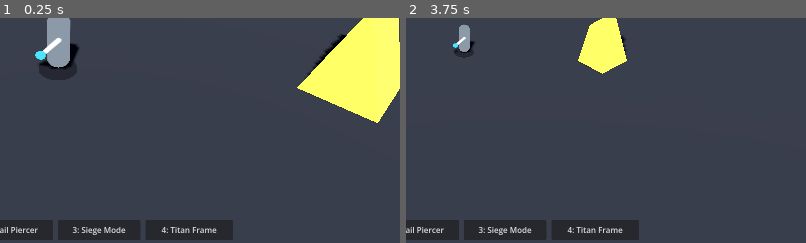
Above: before the commit, frames 1-2 (left to right).
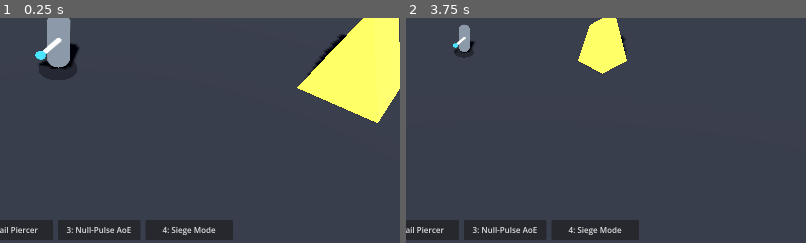
Above: after the commit, the same moments.

Repository: Aeshmaa/TCOWD-Farr
Game: Godot game, scene res://scenes/main.tscn
Same seed, same stepped clock (60 frames per second), same inputs: the game is played once before the commit and once after it.
Inputs:
- Up to frame 1 (0.25 s): no input
- Up to frame 2 (3.75 s): click "CAM [C]: 1: 360° Free Orbit" at 0.5 s; click "CAM [C]: 2: Chase Behind" at 1.25 s; click "CAM [C]: 3: Isometric Lock" at 2 s; click "CAM [C]: 4: Stay Still (Watch)" at 2.75 s; click "VIEW [V]: Perspective (3D Dep…" at 3.5 s
The pictures show only the part of the screen within x 43-93%, y 46-96%; the shares and areas given below are measured in that part.

The runs differ from the first frame. In frame 1, 0.5% of the frame differs, in the area x 16-55%, y 92-97%; in frame 2, 0.5%.

Commit message:
Split 1 exclusive racial signature per faction: Sveleitre=Siege, Order=Fravashi, Legion=Dread-Titan Mount

Diff:
--- a/scripts/hud.gd
+++ b/scripts/hud.gd
@@ -91,14 +91,9 @@
 	var cd2: float = d["skill2_cd"]
 	skill2_btn.text = ("%s (%.1fs)" % [d["skill2_label"], cd2]) if cd2 > 0.0 else str(d["skill2_label"])
 	var cd3: float = d["skill3_cd"]
-	if d["siege_mode"]:
-		skill3_btn.text = "3: Siege [ACTIVE]"
-	elif cd3 > 0.0:
-		skill3_btn.text = "%s (%.1fs)" % [d["skill3_label"], cd3]
-	else:
-		skill3_btn.text = str(d["skill3_label"])
+	skill3_btn.text = ("%s (%.1fs)" % [d["skill3_label"], cd3]) if cd3 > 0.0 else str(d["skill3_label"])
 
-	var sig_active := bool(d["frame_mounted"]) or bool(d["daeva_possessed"])
+	var sig_active := bool(d["sig_active"])
 	skill4_btn.text = ("%s [ON]" % d["skill4_label"]) if sig_active else str(d["skill4_label"])
 
 	# Mining bar
--- a/scripts/player.gd
+++ b/scripts/player.gd
@@ -2,11 +2,14 @@
 ## Phase 1–4 Player Controller:
 ## - NavMesh click-to-move + WASD movement
 ## - Farr Vein mining channel + Carry Weight + Refinery Debt payment + Chinvat Bridge death drop
-## - RF-style Tab-Target combat + 4-slot Skill Hotbar ([1]–[4])
-## - Asymmetric Faction Signatures:
-##     * Sveleitre: Titan Frame Mount (2.1x scale, repair debt on hit) + Siege Mode (locked artillery AoE)
-##     * Order of the Oracle: Fravashi AI Companion (follows, tanks aggro, levels up)
-##     * Legion of the Druj: Daeva Possession transformation (2.1x scale, high ATK + lifesteal, Pact Debt drain)
+## - RF-style Tab-Target combat + 4-slot Skill Hotbar:
+##     * [1] Basic Auto-Attack (Weapon)
+##     * [2] Single-Target Class Skill (4s cooldown)
+##     * [3] AoE Class Skill (6s cooldown)
+##     * [4] Exclusive Racial Signature (ONLY ONE per race, just like RF Online):
+##         - Sveleitre: Siege Mode (Locks in place, 14m artillery AoE, costs ammo debt per shell)
+##         - Order of the Oracle: Call Fravashi (Summons AI companion that follows, tanks aggro & levels up)
+##         - Legion of the Druj: Mount Dread-Titan (Mounts massive 2.2x Obsidian War-Frame, +350 HP & +90% ATK, costs heavy repair debt per hit taken)
 
 signal state_updated(status_data: Dictionary)
 signal event_logged(message: String)
@@ -18,11 +21,11 @@
 	{
 		"name": "Sveleitre",
 		"debt_name": "Ark Debt",
-		"upkeep_label": "Frame & Core Upkeep",
+		"upkeep_label": "Core & Ammo Upkeep",
 		"color": Color(0.3, 0.9, 1.0),
 		"skill2": "2: Rail Piercer",
-		"skill3": "3: Siege Mode",
-		"skill4": "4: Titan Frame",
+		"skill3": "3: Null-Pulse AoE",
+		"skill4": "4: Siege Mode",
 	},
 	{
 		"name": "Order of the Oracle",
@@ -36,11 +39,11 @@
 	{
 		"name": "Legion of the Druj",
 		"debt_name": "Pact Debt",
-		"upkeep_label": "Ahriman Pact Tribute",
+		"upkeep_label": "Dread-Titan Upkeep",
 		"color": Color(0.95, 0.3, 0.35),
 		"skill2": "2: Aka Rend",
 		"skill3": "3: Druj Nova",
-		"skill4": "4: Daeva Form",
+		"skill4": "4: Dread-Titan Mount",
 	},
 ]
 
@@ -79,18 +82,16 @@
 var is_mining := false
 var mining_progress := 0.0
 
-# Combat & Faction Signature states
+# Combat & Exclusive Racial Signature states (1 per race)
 var selected_enemy: EnemyUnit = null
 var auto_attacking := false
-var siege_mode := false
-var frame_mounted := false
-var daeva_possessed := false
-var fravashi_instance: FravashiCompanion = null
+var siege_mode := false          # Exclusive to Sveleitre ([4])
+var fravashi_instance: FravashiCompanion = null  # Exclusive to Order ([4])
+var frame_mounted := false       # Exclusive to Legion Dread-Titan Mount ([4])
 
 var _attack_cd := 0.0
 var _skill2_cd := 0.0
 var _skill3_cd := 0.0
-var _pact_drain_timer := 0.0
 
 var _gravity: float = ProjectSettings.get_setting("physics/3d/default_gravity")
 var _has_click_target := false
@@ -110,7 +111,7 @@
 	_apply_faction_tint()
 	_connect_world_enemies()
 	_emit_state()
-	event_logged.emit("Ready! Click Enemy to Target/Attack, [Tab] cycle target, [1-4] Skills, or click a Farr Vein to mine.")
+	event_logged.emit("Ready! [1] Auto-Atk, [2] Single Skill, [3] AoE Skill, [4] Exclusive Race Signature.")
 
 
 func _connect_world_enemies() -> void:
@@ -154,14 +155,6 @@
 	if not auto_attacking and current_hp < max_hp:
 		current_hp = mini(max_hp, current_hp + int(ceil(max_hp * 0.02 * delta)))
 
-	# Legion Daeva Possession Pact Debt drain.
-	if daeva_possessed:
-		_pact_drain_timer += delta
-		if _pact_drain_timer >= 4.0:
-			_pact_drain_timer = 0.0
-			current_debt += 20
-			event_logged.emit("Daeva Possession drains +20 FC into Pact Debt.")
-
 	# Periodic faction upkeep tick.
 	_upkeep_timer -= delta
 	if _upkeep_timer <= 0.0:
@@ -180,9 +173,9 @@
 	var input := Input.get_vector("move_left", "move_right", "move_forward", "move_back")
 
 	if siege_mode:
-		# Siege mode locks the player in place!
+		# Sveleitre Siege Mode locks the player in place!
 		if input != Vector2.ZERO:
-			event_logged.emit("Locked in Siege Mode! Press [3] to undeploy before moving.")
+			event_logged.emit("Locked in Siege Mode! Press [4] to undeploy before moving.")
 		_clear_click_target()
 		wish = Vector3.ZERO
 	elif input != Vector2.ZERO:
@@ -256,18 +249,14 @@
 			if is_mining:
 				_cancel_mining("Switched to combat.")
 			_interact_target = null
-			if selected_enemy == enemy:
-				auto_attacking = true
-				event_logged.emit("Engaging %s!" % enemy.enemy_name)
-			else:
-				_set_selected_enemy(enemy)
-				auto_attacking = true
-				event_logged.emit("Targeted & engaging %s." % enemy.enemy_name)
+			_set_selected_enemy(enemy)
+			auto_attacking = true
+			event_logged.emit("Targeted & engaging %s." % enemy.enemy_name)
 			_holding_world_click = false
 		elif collider is FarrVein or collider is RefineryStation or collider is DroppedOreBag:
 			var node := collider as Node3D
 			if siege_mode:
-				event_logged.emit("Cannot walk while in Siege Mode! Press [3] to undeploy.")
+				event_logged.emit("Cannot walk while in Siege Mode! Press [4] to undeploy.")
 				_holding_world_click = false
 				return
 			if is_mining and _mining_vein == node:
@@ -333,6 +322,7 @@
 	_emit_state()
 
 
+## [2] Single-Target Class Skill (shared structure across all 3 races)
 func _cast_skill_2() -> void:
 	if _skill2_cd > 0.0:
 		event_logged.emit("Skill 2 on cooldown (%.1fs)." % _skill2_cd)
@@ -343,8 +333,9 @@
 		event_logged.emit("No target in range for Skill 2.")
 		return
 	var dist := Vector2(global_position.x - selected_enemy.global_position.x, global_position.z - selected_enemy.global_position.z).length()
-	if dist > 8.5:
-		event_logged.emit("Target too far for Skill 2 (move within 8.5m).")
+	var max_dist := 14.0 if siege_mode else 8.5
+	if dist > max_dist:
+		event_logged.emit("Target too far for Skill 2 (move within %.1fm)." % max_dist)
 		return
 	if is_mining:
 		_cancel_mining("")
@@ -352,29 +343,17 @@
 	sprite.set_facing(selected_enemy.global_position - global_position)
 	var dmg := int(round(_effective_attack_damage() * 2.3))
 	selected_enemy.receive_damage(dmg, self)
-	if daeva_possessed:
-		current_hp = mini(max_hp, current_hp + int(dmg * 0.35))
 	var f: Dictionary = FACTIONS[faction_index]
 	event_logged.emit("%s hit %s for %d DMG!" % [f["skill2"], selected_enemy.enemy_name, dmg])
 
 
+## [3] AoE Class Skill (shared structure across all 3 races)
 func _cast_skill_3() -> void:
-	if faction_index == 0:
-		# Sveleitre: Toggle Siege Mode!
-		siege_mode = not siege_mode
-		if siege_mode:
-			if is_mining:
-				_cancel_mining("")
-			_clear_click_target()
-			event_logged.emit("SIEGE MODE DEPLOYED: Locked in place! Range 14m, AoE splash, +15 FC ammo debt per shot.")
-		else:
-			event_logged.emit("Siege Mode retracted. Mobile again.")
-		return
-
-	# Order (Pillar of Atar) / Legion (Druj Nova) AoE burst:
 	if _skill3_cd > 0.0:
 		event_logged.emit("Skill 3 on cooldown (%.1fs)." % _skill3_cd)
 		return
+	if is_mining:
+		_cancel_mining("")
 	var center := selected_enemy.global_position if (selected_enemy and not selected_enemy.is_dead) else global_position
 	_skill3_cd = 6.0
 	var dmg := int(round(_effective_attack_damage() * 1.9))
@@ -383,21 +362,23 @@
 	event_logged.emit("%s unleashed! Hit %d enemy(s) for %d AoE DMG." % [f["skill3"], hits, dmg])
 
 
+## [4] Exclusive Racial Signature (ONLY ONE per race):
+##   - Sveleitre (0): Siege Mode (Accretia style)
+##   - Order (1): Call Fravashi Summon (Cora style)
+##   - Legion (2): Mount Dread-Titan Frame (Bellato MAU style)
 func _cast_signature_4() -> void:
 	if faction_index == 0:
-		# Sveleitre: Mount / Dismount Titan Frame
-		frame_mounted = not frame_mounted
-		_recalc_vital_stats()
-		if frame_mounted:
-			sprite.scale = Vector3(2.1, 2.1, 2.1)
-			sprite.position.y = 1.65
-			event_logged.emit("MOUNTED TITAN FRAME (2.1x scale, +300 HP, +80% ATK). Hits taken add Frame Repair Debt!")
+		# SVELEITRE EXCLUSIVE: Siege Mode
+		siege_mode = not siege_mode
+		if siege_mode:
+			if is_mining:
+				_cancel_mining("")
+			_clear_click_target()
+			event_logged.emit("SVELEITRE SIEGE MODE: Locked in place! Range 14m, AoE artillery shells (+15 FC Ark Debt/shot).")
 		else:
-			sprite.scale = Vector3.ONE
-			sprite.position.y = 0.8
-			event_logged.emit("Dismounted Titan Frame.")
+			event_logged.emit("Siege Mode retracted. Mobile again.")
 	elif faction_index == 1:
-		# Order: Summon / Dismiss Fravashi Companion
+		# ORDER EXCLUSIVE: Summon Fravashi Companion
 		if fravashi_instance == null or not is_instance_valid(fravashi_instance):
 			fravashi_instance = FRAVASHI_SCENE.instantiate() as FravashiCompanion
 			get_parent().add_child(fravashi_instance)
@@ -405,7 +386,7 @@
 			fravashi_instance.companion_event.connect(func(msg: String) -> void: event_logged.emit(msg))
 			fravashi_instance.global_position = global_position + Vector3(1.5, 0.0, 1.0)
 			fravashi_instance.assigned_target = selected_enemy
-			event_logged.emit("Summoned Fravashi Guardian Spirit (Lv.%d)! It draws aggro and levels up." % fravashi_instance.level)
+			event_logged.emit("ORDER SIGNATURE: Summoned Fravashi Spirit (Lv.%d)! Draws aggro & levels up." % fravashi_instance.level)
 		else:
 			fravashi_instance.visible = not fravashi_instance.visible
 			if fravashi_instance.visible:
@@ -416,17 +397,17 @@
 			else:
 				event_logged.emit("Dismissed Fravashi Spirit.")
 	elif faction_index == 2:
-		# Legion: Daeva Possession transformation
-		daeva_possessed = not daeva_possessed
+		# LEGION EXCLUSIVE: Mount Dread-Titan (massive war construct, expensive repair debt)
+		frame_mounted = not frame_mounted
 		_recalc_vital_stats()
-		if daeva_possessed:
-			sprite.scale = Vector3(2.1, 2.1, 2.1)
-			sprite.position.y = 1.65
-			event_logged.emit("DAEVA POSSESSION ACTIVE (2.1x scale, +110% ATK, 35% Lifesteal, drains Pact Debt)!")
+		if frame_mounted:
+			sprite.scale = Vector3(2.2, 2.2, 2.2)
+			sprite.position.y = 1.75
+			event_logged.emit("LEGION SIGNATURE: Mounted Dread-Titan Construct (2.2x scale, +350 HP, +90% ATK). Every hit taken costs +18 FC Repair Debt!")
 		else:
 			sprite.scale = Vector3.ONE
 			sprite.position.y = 0.8
-			event_logged.emit("Ended Daeva Possession.")
+			event_logged.emit("Dismounted Dread-Titan Construct.")
 
 
 func _process_auto_attack() -> void:
@@ -446,11 +427,9 @@
 	if siege_mode:
 		current_debt += 15
 		var hits := _deal_aoe_damage(selected_enemy.global_position, 3.8, dmg)
-		event_logged.emit("Siege Artillery shell hit %d target(s) for %d DMG (+15 FC ammo debt)." % [hits, dmg])
+		event_logged.emit("Siege Artillery shell hit %d target(s) for %d DMG (+15 FC Ark Debt)." % [hits, dmg])
 	else:
 		selected_enemy.receive_damage(dmg, self)
-		if daeva_possessed:
-			current_hp = mini(max_hp, current_hp + int(dmg * 0.35))
 
 
 func _deal_aoe_damage(center: Vector3, radius: float, dmg: int) -> int:
@@ -470,8 +449,8 @@
 		_cancel_mining("Mining interrupted by enemy attack!")
 	current_hp = maxi(0, current_hp - amount)
 	if frame_mounted:
-		# Mounting a Titan Frame costs repair debt when hit!
-		current_debt += 12
+		# Legion Dread-Titan Mount adds heavy repair debt on every hit!
+		current_debt += 18
 	if selected_enemy == null and attacker is EnemyUnit:
 		_set_selected_enemy(attacker as EnemyUnit)
 	if current_hp <= 0:
@@ -502,9 +481,7 @@
 func _effective_attack_damage() -> int:
 	var mult := 1.0
 	if frame_mounted:
-		mult *= 1.8
-	if daeva_possessed:
-		mult *= 2.1
+		mult *= 1.9
 	if siege_mode:
 		mult *= 1.65
 	return int(round(base_attack_damage * mult))
@@ -513,13 +490,13 @@
 func _effective_attack_range() -> float:
 	if siege_mode:
 		return 14.0
-	if frame_mounted or daeva_possessed:
-		return 3.4
+	if frame_mounted:
+		return 3.5
 	return base_attack_range
 
 
 func _recalc_vital_stats() -> void:
-	var bonus_hp := 300 if frame_mounted else (150 if daeva_possessed else 0)
+	var bonus_hp := 350 if frame_mounted else 0
 	max_hp = base_max_hp + bonus_hp
 	current_hp = mini(current_hp, max_hp)
 
@@ -631,10 +608,8 @@
 
 
 func cycle_faction() -> void:
-	# Reset active signature states when switching faction skin.
 	siege_mode = false
 	frame_mounted = false
-	daeva_possessed = false
 	sprite.scale = Vector3.ONE
 	sprite.position.y = 0.8
 	if fravashi_instance and is_instance_valid(fravashi_instance):
@@ -644,7 +619,7 @@
 	_recalc_vital_stats()
 	_apply_faction_tint()
 	var f: Dictionary = FACTIONS[faction_index]
-	event_logged.emit("Switched Faction -> %s (%s). Press [4] for signature ability!" % [f["name"], f["debt_name"]])
+	event_logged.emit("Switched Race -> %s (%s). Exclusive [4]: %s" % [f["name"], f["debt_name"], f["skill4"]])
 
 
 func simulate_death() -> void:
@@ -728,6 +703,8 @@
 		target_name = "Lv.%d %s" % [selected_enemy.level, selected_enemy.enemy_name]
 		target_hp = selected_enemy.current_hp
 		target_max_hp = selected_enemy.max_hp
+
+	var sig_active := siege_mode or frame_mounted or (fravashi_instance != null and is_instance_valid(fravashi_instance) and fravashi_instance.visible)
 
 	state_updated.emit({
 		"faction": f["name"],
@@ -749,9 +726,7 @@
 		"target_hp": target_hp,
 		"target_max_hp": target_max_hp,
 		"auto_attacking": auto_attacking,
-		"siege_mode": siege_mode,
-		"frame_mounted": frame_mounted,
-		"daeva_possessed": daeva_possessed,
+		"sig_active": sig_active,
 		"skill2_label": f["skill2"],
 		"skill3_label": f["skill3"],
 		"skill4_label": f["skill4"],
